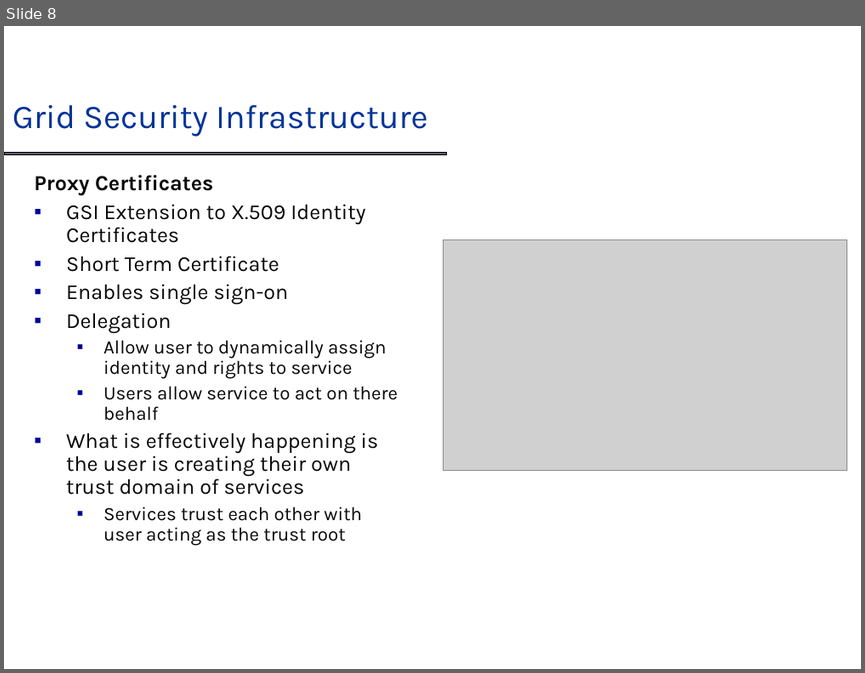
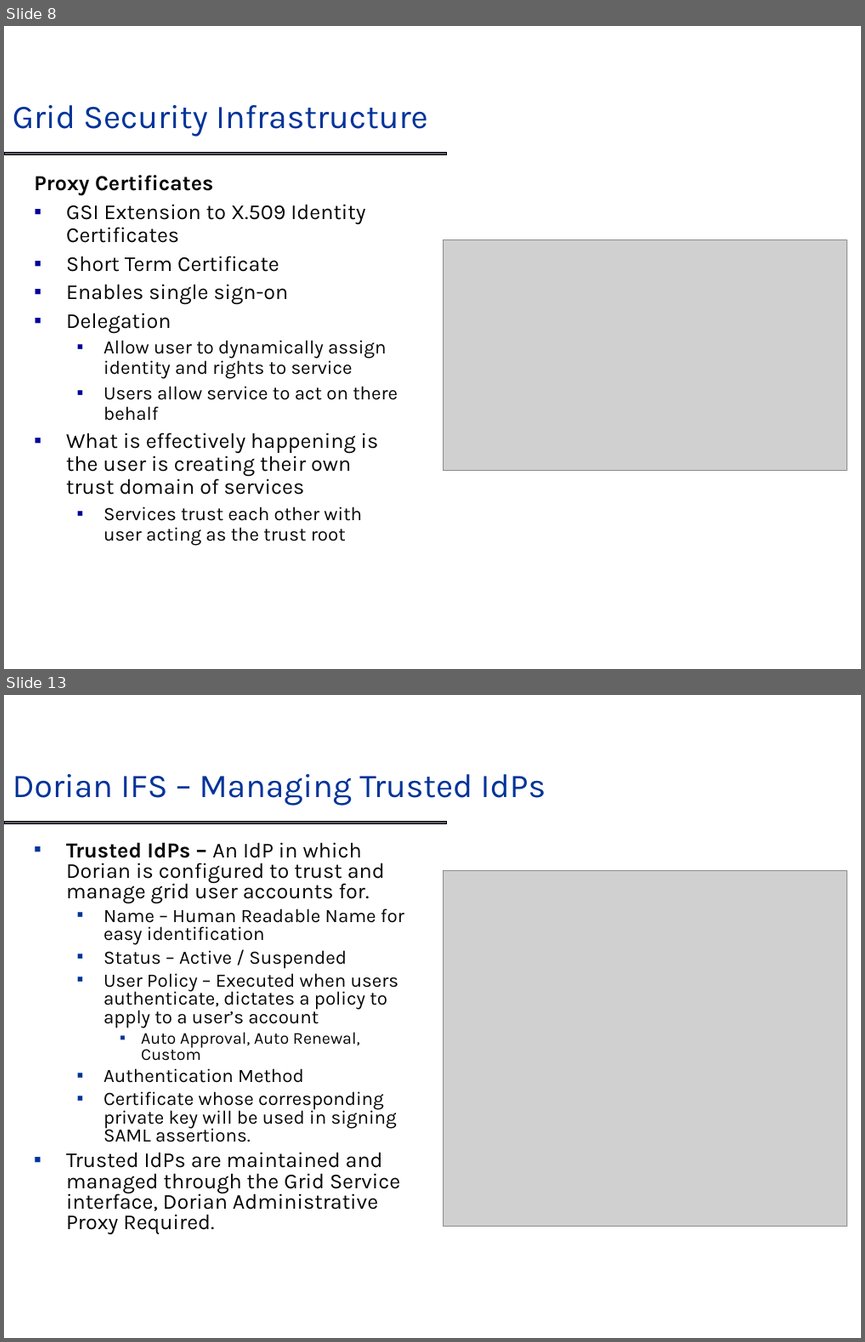
Before and after one commit to NCIP/cagrid-portal, a slide deck: cagrid-1-0/Documentation/presentations/dorian/Dorian_DIALOGUE2.ppt. Shown one above the other, each under a label of ours: slide 8 before the commit, slides 8 and 13 after it; the slides between them are not shown. The pictures are 865x673 and 865x1342 pixels, drawn with LibreOffice and Linux fonts; fonts in the diff are those of the drawing; grey boxes stand for pictures; background and template pictures are left out. Boxes give left, top, right and bottom in pixels: in the first picture for what was removed or moved away, otherwise in the second. Text is boxed around its words. In the diff, an @@ line names an element or a change of style, - is before the commit and + after.

```diff
--- a/cagrid-1-0/Documentation/presentations/dorian/Dorian_DIALOGUE2.ppt
+++ b/cagrid-1-0/Documentation/presentations/dorian/Dorian_DIALOGUE2.ppt
@@ slide 13 added at <box>4,695,861,1338</box>, background #FFFFFF; not listed: 1 template element that a slide beside it also shows @@
@@ title added at <box>12,774,545,805</box>, 28 pt, text #003399 @@
+Dorian IFS – Managing Trusted IdPs
@@ text added at <box>66,842,404,1234</box>, 16 pt, text #070709 @@
+▪ Trusted IdPs – An IdP in which Dorian is configured to trust and manage grid user accounts for.
+  ▪ Name – Human Readable Name for easy identification
+  ▪ Status – Active / Suspended
+  ▪ User Policy – Executed when users authenticate, dictates a policy to apply to a user’s account
+    ▪ Auto Approval, Auto Renewal, Custom
+  ▪ Authentication Method
+  ▪ Certificate whose corresponding private key will be used in signing SAML assertions.
+▪ Trusted IdPs are maintained and managed through the Grid Service interface, Dorian Administrative Proxy Required.
@@ picture added at <box>443,871,847,1226</box> @@
```
Also in this commit, not shown: 1 slide changed, 4 other slides added.
